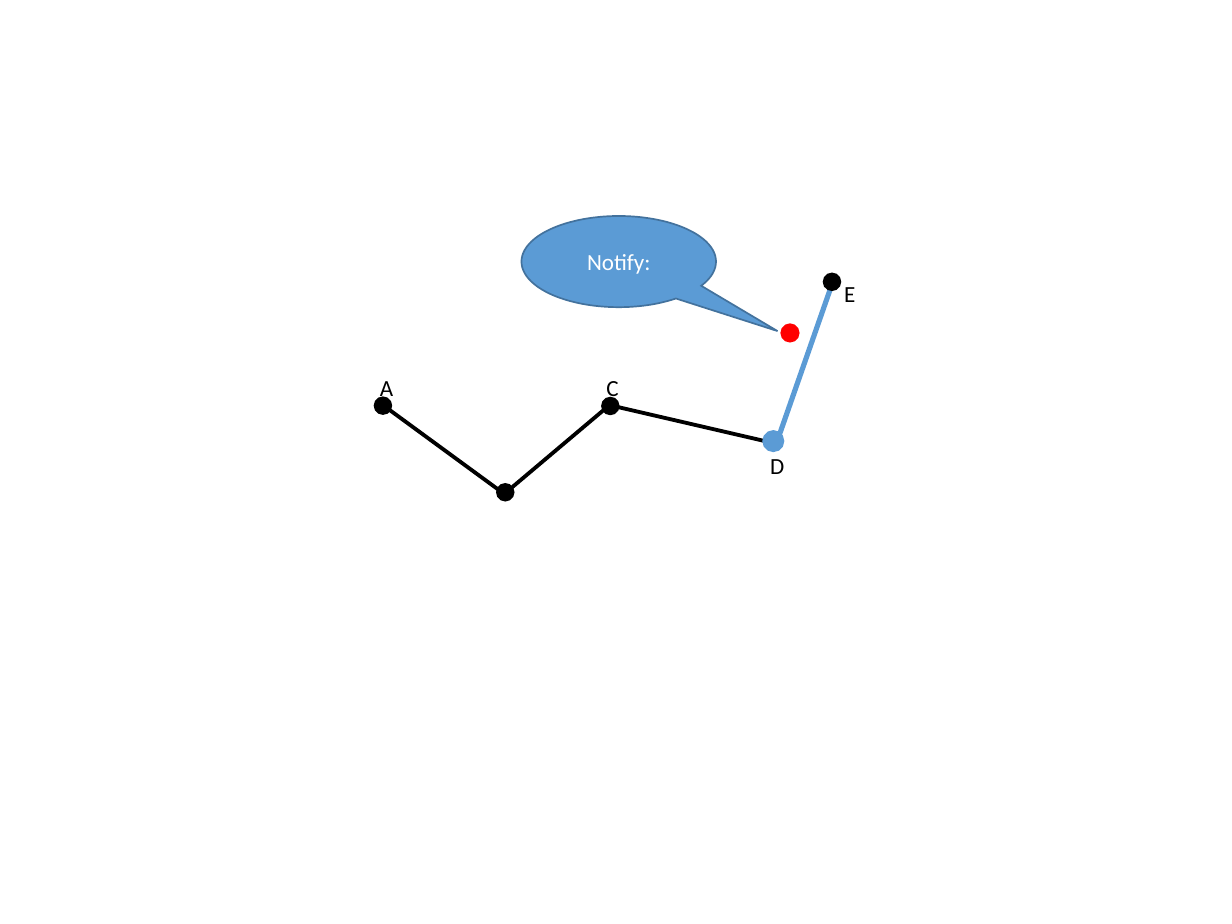
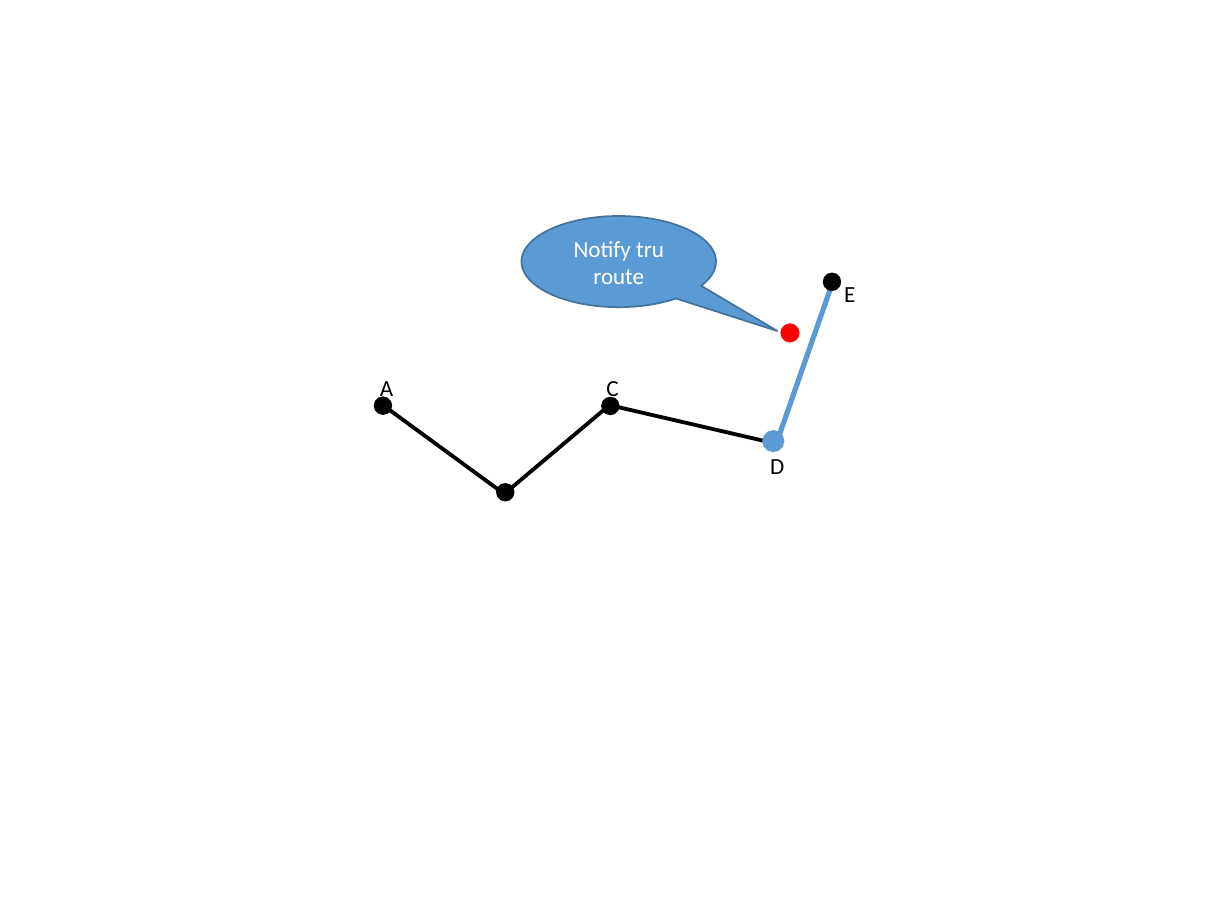
Before and after one commit to hqt/street-router, a slide deck: slide 91 of Document/presentation/full presentation.pptx (slide 90 before the commit). Drawn at 1232x924 pixels with LibreOffice and Linux fonts; fonts in the diff are those of the drawing. Boxes give left, top, right and bottom in pixels: in the first picture for what was removed or moved away, otherwise in the second. Text is boxed around its words. In the diff, an @@ line names an element or a change of style, - is before the commit and + after.

```diff
--- a/Document/presentation/full presentation.pptx
+++ b/Document/presentation/full presentation.pptx
@@ text in speech bubble at (574,241,664,284): text changed @@
-Notify:
+Notify tru route
```
Also in this commit, not shown: 70 other slides changed, 3 slides added, 4 slides removed, 17 other files.
